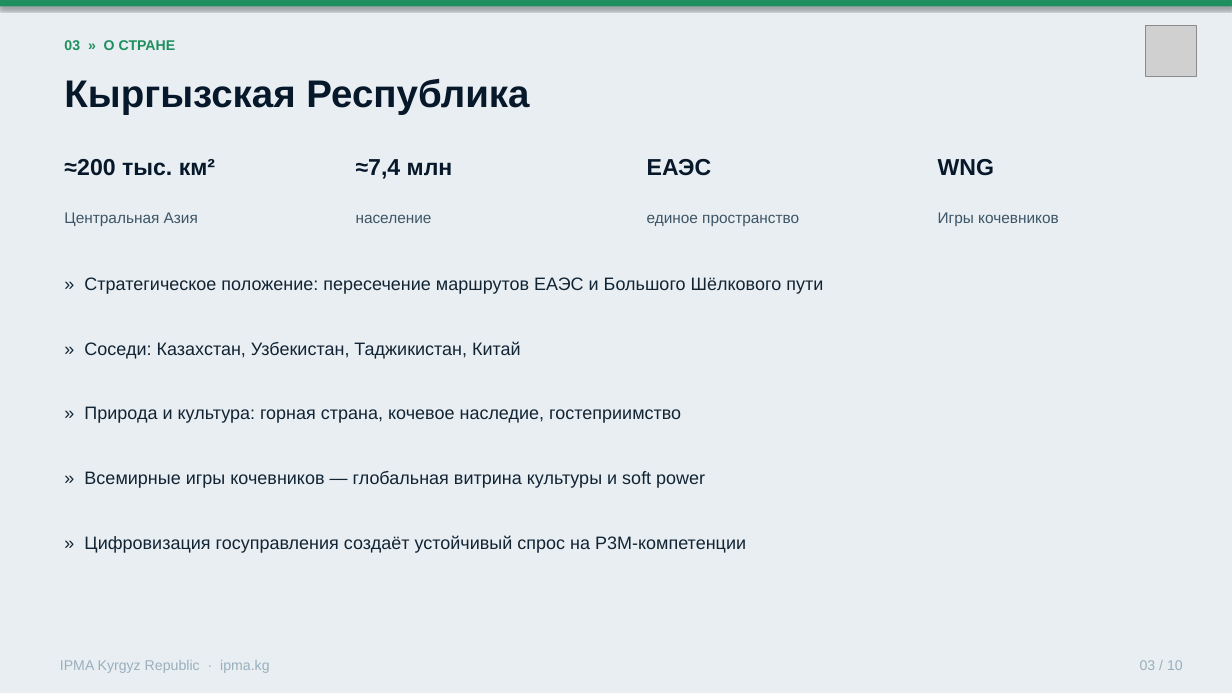
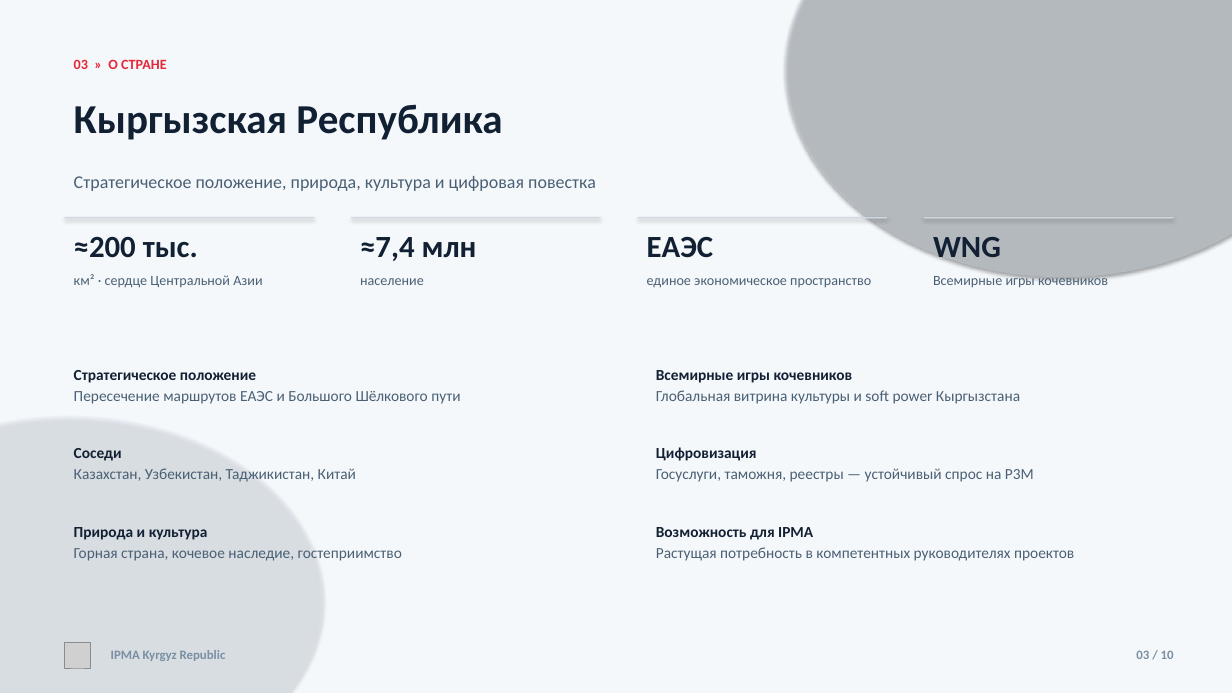
Before and after one commit to umekishev/umekishev, a slide deck: slide 3 of presentations/IPMA_Kyrgyzstan_CoD_Presentation.pptx. Drawn at 1232x693 pixels with LibreOffice and Linux fonts; fonts in the diff are those of the drawing; grey boxes stand for pictures. Boxes give left, top, right and bottom in pixels: in the first picture for what was removed or moved away, otherwise in the second. Text is boxed around its words. In the diff, an @@ line names an element or a change of style, - is before the commit and + after.

```diff
--- a/presentations/IPMA_Kyrgyzstan_CoD_Presentation.pptx
+++ b/presentations/IPMA_Kyrgyzstan_CoD_Presentation.pptx
@@ rectangle at (x1=0, y1=0, x2=1232, y2=693): fill #E8EEF2 to #F5F8FB @@
@@ rectangle removed at (x1=0, y1=0, x2=1232, y2=6) @@
@@ ellipse added at (x1=786, y1=0, x2=1232, y2=277), fill #DCE6F2 at 35% opacity @@
@@ text "03 » О СТРАНЕ" moved from (x1=64, y1=40, x2=176, y2=50) to (x1=74, y1=59, x2=167, y2=69) @@
@@ text "03 » О СТРАНЕ" at (x1=74, y1=59, x2=167, y2=69): font Arial to Calibri, text colour #1F8F5F to #E62739 @@
@@ text "Кыргызская Республика" moved from (x1=64, y1=79, x2=529, y2=115) to (x1=74, y1=104, x2=502, y2=140) @@
@@ text "Кыргызская Республика" at (x1=74, y1=104, x2=502, y2=140): size 30 to 32 pt, font Arial to Calibri, text colour #07182A to #122033 @@
@@ text added at (x1=74, y1=176, x2=596, y2=191), 14 pt, text #4A6074 @@
+Стратегическое положение, природа, культура и цифровая повестка
@@ text removed at (x1=356, y1=159, x2=453, y2=179) @@
-≈7,4 млн
@@ text removed at (x1=647, y1=159, x2=712, y2=176) @@
-ЕАЭС
@@ text removed at (x1=938, y1=159, x2=994, y2=176) @@
-WNG
@@ text removed at (x1=64, y1=212, x2=198, y2=226) @@
-Центральная Азия
@@ rectangle added at (x1=65, y1=217, x2=314, y2=218), fill #D0D8E2 @@
@@ text at (x1=74, y1=237, x2=262, y2=288): text changed; size 18 to 11 pt; font Arial to Calibri; text colour #07182A to #4A6074; bold off @@
-≈200 тыс. км²
+≈200 тыс.
+км² · сердце Центральной Азии
@@ text "≈7,4 млн" moved from (x1=356, y1=214, x2=432, y2=223) to (x1=360, y1=237, x2=477, y2=285) @@
@@ rectangle added at (x1=351, y1=217, x2=601, y2=218), fill #D0D8E2 @@
@@ text at (x1=360, y1=237, x2=477, y2=261): paragraph added @@
+≈7,4 млн
@@ rectangle added at (x1=638, y1=217, x2=887, y2=218), fill #D0D8E2 @@
@@ text at (x1=647, y1=236, x2=871, y2=288): text changed; size 12 to 11 pt; font Arial to Calibri; text colour #3D5566 to #4A6074 @@
-единое пространство
+ЕАЭС
+единое экономическое пространство
@@ rectangle added at (x1=924, y1=217, x2=1174, y2=218), fill #D0D8E2 @@
@@ text at (x1=933, y1=237, x2=1108, y2=289): text changed; size 12 to 11 pt; font Arial to Calibri; text colour #3D5566 to #4A6074 @@
-Игры кочевников
+WNG
+Всемирные игры кочевников
@@ text at (x1=360, y1=278, x2=424, y2=285): size 12 to 11 pt, font Arial to Calibri, text colour #3D5566 to #4A6074 in "население"; more space between paragraphs @@
@@ text at (x1=74, y1=370, x2=460, y2=404): text changed; size 14 to 12 pt; font Arial to Calibri; text colour #122433 to #4A6074 @@
-» Стратегическое положение: пересечение маршрутов ЕАЭС и Большого Шёлкового пути
+Стратегическое положение
+Пересечение маршрутов ЕАЭС и Большого Шёлкового пути
@@ text at (x1=656, y1=370, x2=1020, y2=404): text changed; size 14 to 12 pt; font Arial to Calibri; text colour #122433 to #4A6074 @@
-» Всемирные игры кочевников — глобальная витрина культуры и soft power
+Всемирные игры кочевников
+Глобальная витрина культуры и soft power Кыргызстана
@@ ellipse added at (x1=0, y1=416, x2=323, y2=693), fill #E3EBF4 at 40% opacity @@
@@ text at (x1=74, y1=448, x2=356, y2=482): text changed; size 14 to 12 pt; font Arial to Calibri; text colour #122433 to #4A6074 @@
-» Соседи: Казахстан, Узбекистан, Таджикистан, Китай
+Соседи
+Казахстан, Узбекистан, Таджикистан, Китай
@@ text at (x1=656, y1=447, x2=1034, y2=482): text changed; size 14 to 12 pt; font Arial to Calibri; text colour #122433 to #4A6074 @@
-» Цифровизация госуправления создаёт устойчивый спрос на P3M-компетенции
+Цифровизация
+Госуслуги, таможня, реестры — устойчивый спрос на P3M
@@ text at (x1=74, y1=527, x2=402, y2=561): text changed; size 14 to 12 pt; font Arial to Calibri; text colour #122433 to #4A6074 @@
-» Природа и культура: горная страна, кочевое наследие, гостеприимство
+Природа и культура
+Горная страна, кочевое наследие, гостеприимство
@@ text added at (x1=656, y1=527, x2=1074, y2=561), 12 pt, text #4A6074 @@
+Возможность для IPMA
+Растущая потребность в компетентных руководителях проектов
@@ picture resized from (x1=1146, y1=26, x2=1197, y2=77) to (x1=65, y1=642, x2=91, y2=668) @@
@@ text at (x1=111, y1=650, x2=226, y2=661): text changed; size 11 to 10 pt; font Arial to Calibri; text colour #9AAFBD to #7A8FA3; bold on @@
-IPMA Kyrgyz Republic · ipma.kg
+IPMA Kyrgyz Republic
@@ text "03 / 10" moved from (x1=1140, y1=660, x2=1183, y2=670) to (x1=1136, y1=650, x2=1174, y2=659) @@
@@ text "03 / 10" at (x1=1136, y1=650, x2=1174, y2=659): size 11 to 10 pt, font Arial to Calibri, text colour #9AAFBD to #7A8FA3, bold on @@
```
Also in this commit, not shown: 9 other slides changed.
